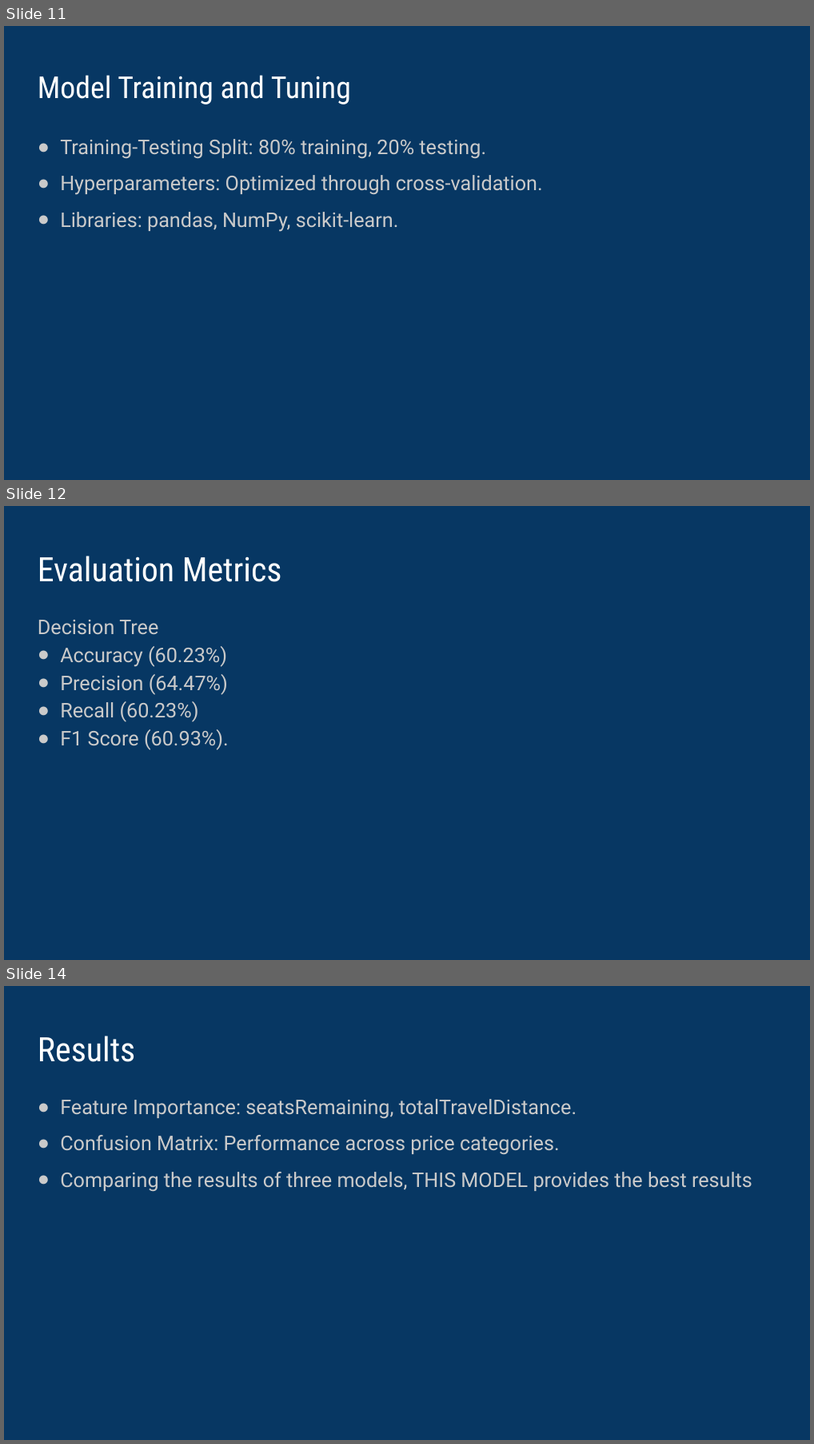
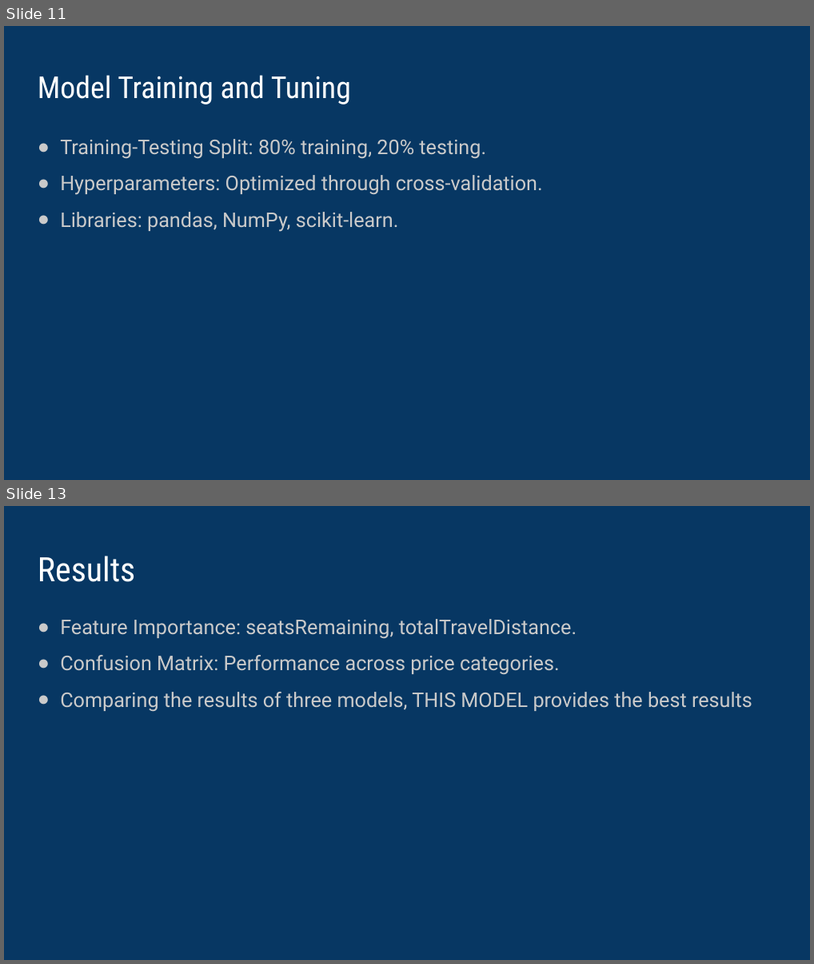
Before and after one commit to vipvivek15/CMPE_255_Final_Project, a slide deck: Final_presentation.pptx. Shown one above the other, each under a label of ours: slides 11, 12 and 14 before the commit, slides 11 and 13 after it; the slides between them are not shown. The pictures are 814x1444 and 814x964 pixels, drawn with LibreOffice and Linux fonts; fonts in the diff are those of the drawing. Boxes give left, top, right and bottom in pixels: in the first picture for what was removed or moved away, otherwise in the second. Text is boxed around its words. In the diff, an @@ line names an element or a change of style, - is before the commit and + after.

```diff
--- a/Final_presentation.pptx
+++ b/Final_presentation.pptx
@@ slide 12 removed at [4, 506, 810, 960], background #073763 @@
@@ title removed at [38, 556, 282, 582] @@
-Evaluation Metrics
@@ text removed at [38, 620, 229, 750] @@
-Decision Tree
-● Accuracy (60.23%)
-● Precision (64.47%)
-● Recall (60.23%)
-● F1 Score (60.93%).
@@ what was slide 14 is now slide 13 @@
```
Also in this commit, not shown: 3 slides changed.
